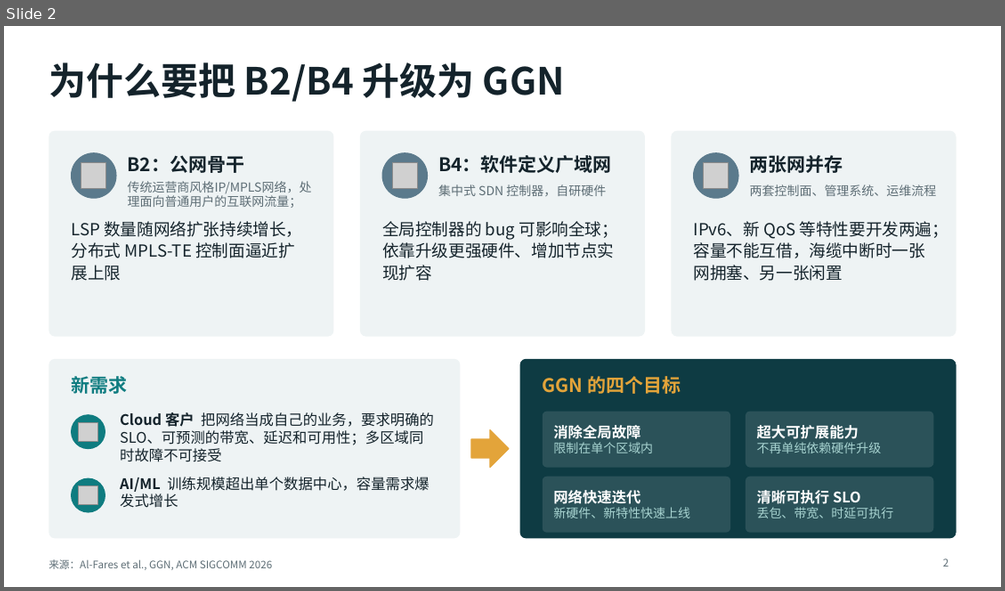
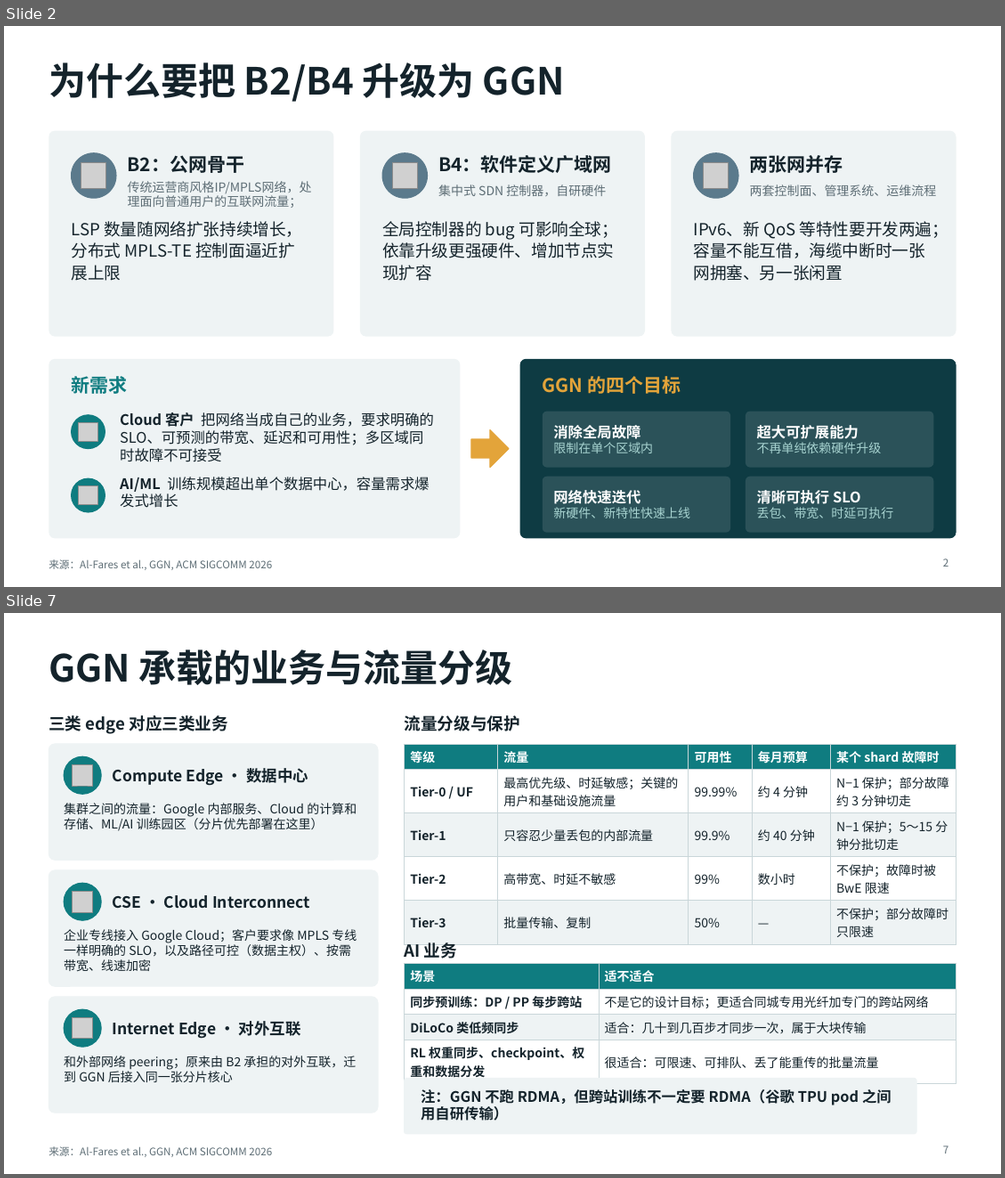
Before and after one commit to LuisXinYe/Transfer-Repo, a slide deck: GGN_解读.pptx. Shown one above the other, each under a label of ours: slide 2 before the commit, slides 2 and 7 after it; the slides between them are not shown. The pictures are 1005x591 and 1005x1178 pixels, drawn with LibreOffice and Linux fonts; fonts in the diff are those of the drawing; grey boxes stand for pictures. Boxes give left, top, right and bottom in pixels: in the first picture for what was removed or moved away, otherwise in the second. Text is boxed around its words. In the diff, an @@ line names an element or a change of style, - is before the commit and + after.

```diff
--- a/GGN_解读.pptx
+++ b/GGN_解读.pptx
@@ slide 7 added at [4,613,1001,1174], background #FFFFFF; not listed: 1 template element that a slide beside it also shows @@
@@ title added at [48,649,513,685], 36 pt, text #14232B, bold @@
+GGN 承载的业务与流量分级
@@ text added at [48,715,228,734], 16 pt, text #14232B, bold @@
+三类 edge 对应三类业务
@@ text added at [404,715,520,731], 16 pt, text #14232B, bold @@
+流量分级与保护
@@ rounded rectangle added at [48,744,378,860], fill #EEF3F4, outline #EEF3F4 1 pt @@
@@ table added at [404,744,956,941], 5 rows, 5 columns @@
+等级 | 流量 | 可用性 | 每月预算 | 某个 shard 故障时
+Tier-0 / UF | 最高优先级、时延敏感；关键的用户和基础设施流量 | 99.99% | 约 4 分钟 | N−1 保护；部分故障约 3 分钟切走
+Tier-1 | 只容忍少量丢包的内部流量 | 99.9% | 约 40 分钟 | N−1 保护；5～15 分钟分批切走
+Tier-2 | 高带宽、时延不敏感 | 99% | 数小时 | 不保护；故障时被 BwE 限速
+Tier-3 | 批量传输、复制 | 50% | — | 不保护；部分故障时只限速
@@ ellipse added at [64,756,101,794], fill #0F7C80, outline #0F7C80 1 pt @@
@@ picture added at [72,765,93,786] @@
@@ text added at [113,768,308,786], 15 pt, text #14232B, bold @@
+Compute Edge · 数据中心
@@ text added at [64,803,356,831], 12 pt, text #14232B @@
+集群之间的流量：Google 内部服务、Cloud 的计算和存储、ML/AI 训练园区（分片优先部署在这里）
@@ rounded rectangle added at [48,870,378,986], fill #EEF3F4, outline #EEF3F4 1 pt @@
@@ ellipse added at [64,883,101,920], fill #0F7C80, outline #0F7C80 1 pt @@
@@ picture added at [72,892,93,912] @@
@@ text added at [113,895,310,908], 15 pt, text #14232B, bold @@
+CSE · Cloud Interconnect
@@ text added at [64,929,356,972], 12 pt, text #14232B @@
+企业专线接入 Google Cloud；客户要求像 MPLS 专线一样明确的 SLO，以及路径可控（数据主权）、按需带宽、线速加密
@@ text added at [404,942,457,958], 16 pt, text #14232B, bold @@
+AI 业务
@@ table added at [404,963,956,1080], 4 rows, 2 columns @@
+场景 | 适不适合
+同步预训练：DP / PP 每步跨站 | 不是它的设计目标；更适合同城专用光纤加专门的跨站网络
+DiLoCo 类低频同步 | 适合：几十到几百步才同步一次，属于大块传输
+RL 权重同步、checkpoint、权重和数据分发 | 很适合：可限速、可排队、丢了能重传的批量流量
@@ rounded rectangle added at [48,997,378,1112], fill #EEF3F4, outline #EEF3F4 1 pt @@
@@ ellipse added at [64,1009,101,1046], fill #0F7C80, outline #0F7C80 1 pt @@
@@ picture added at [72,1018,93,1038] @@
@@ text added at [113,1021,301,1038], 15 pt, text #14232B, bold @@
+Internet Edge · 对外互联
@@ text added at [64,1055,356,1082], 12 pt, text #14232B @@
+和外部网络 peering；原来由 B2 承担的对外互联，迁到 GGN 后接入同一张分片核心
@@ rounded rectangle added at [404,1078,916,1134], fill #EEF3F4, outline #EEF3F4 1 pt @@
@@ text added at [421,1089,891,1120], 14 pt, text #14232B, bold @@
+注：GGN 不跑 RDMA，但跨站训练不一定要 RDMA（谷歌 TPU pod 之间用自研传输）
@@ page number added at [943,1145,948,1153], 10 pt, text #5E6E76 @@
+7
```
Also in this commit, not shown: 4 slides changed, 7 other slides added, 5 slides removed.
